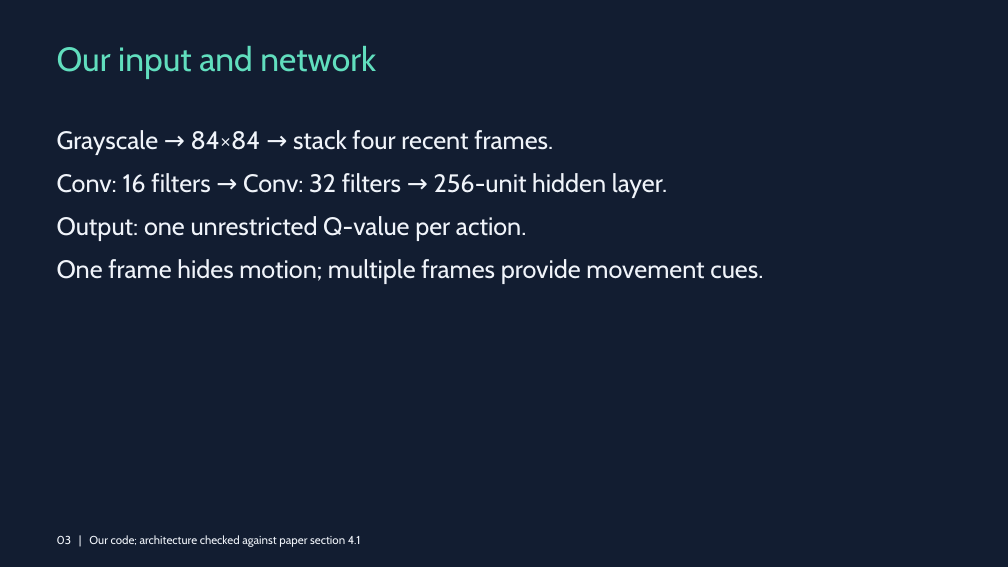
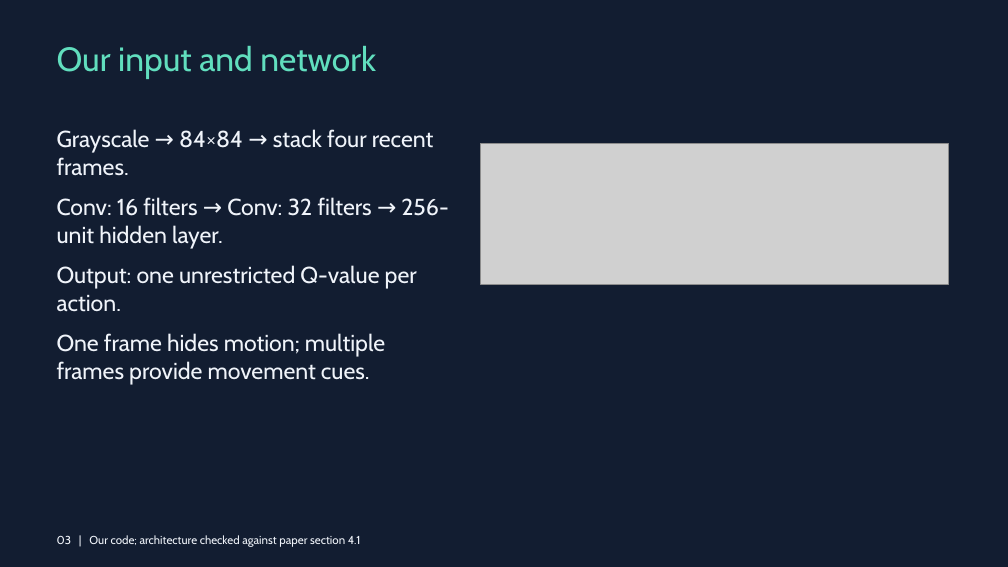
Before and after one commit to Eahmed99/aiml-drl-atari, a slide deck: slide 3 of submission/DRL_PlayingAtari_GroupPENDING.pptx. Drawn at 1008x567 pixels with LibreOffice and Linux fonts; fonts in the diff are those of the drawing; grey boxes stand for pictures. Boxes give left, top, right and bottom in pixels: in the first picture for what was removed or moved away, otherwise in the second. Text is boxed around its words. In the diff, an @@ line names an element or a change of style, - is before the commit and + after.

```diff
--- a/submission/DRL_PlayingAtari_GroupPENDING.pptx
+++ b/submission/DRL_PlayingAtari_GroupPENDING.pptx
@@ text "Grayscale → 84×84 → stack ..." at [57, 129, 448, 385]: size 24 to 22 pt @@
@@ picture added at [480, 144, 949, 284] @@
```
Also in this commit, not shown: 1 slide added, 1 slide removed, 23 other files.
